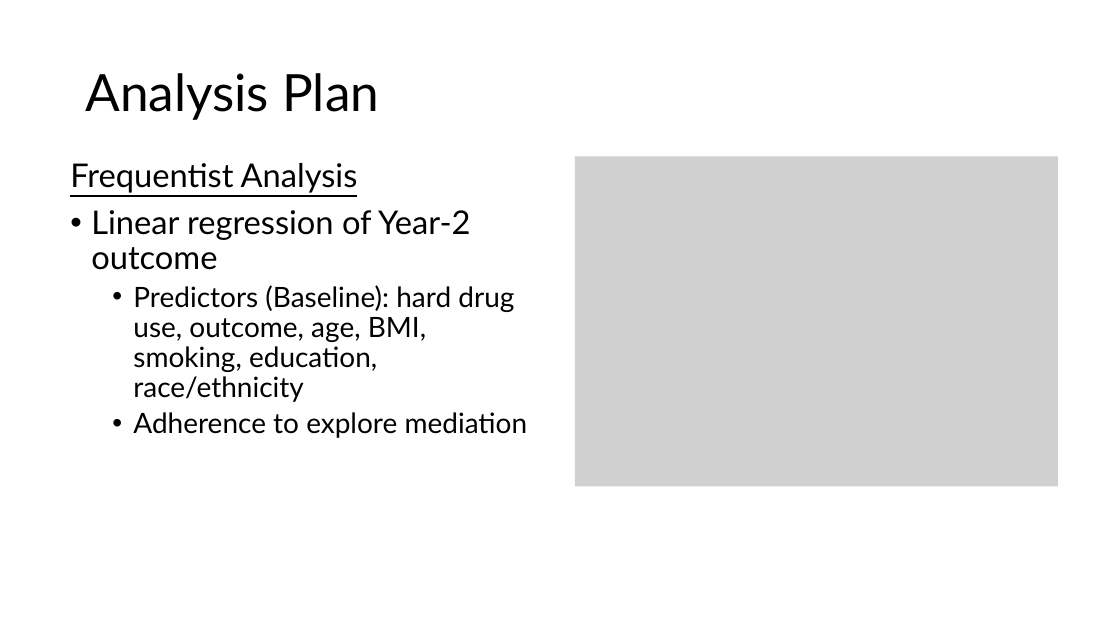
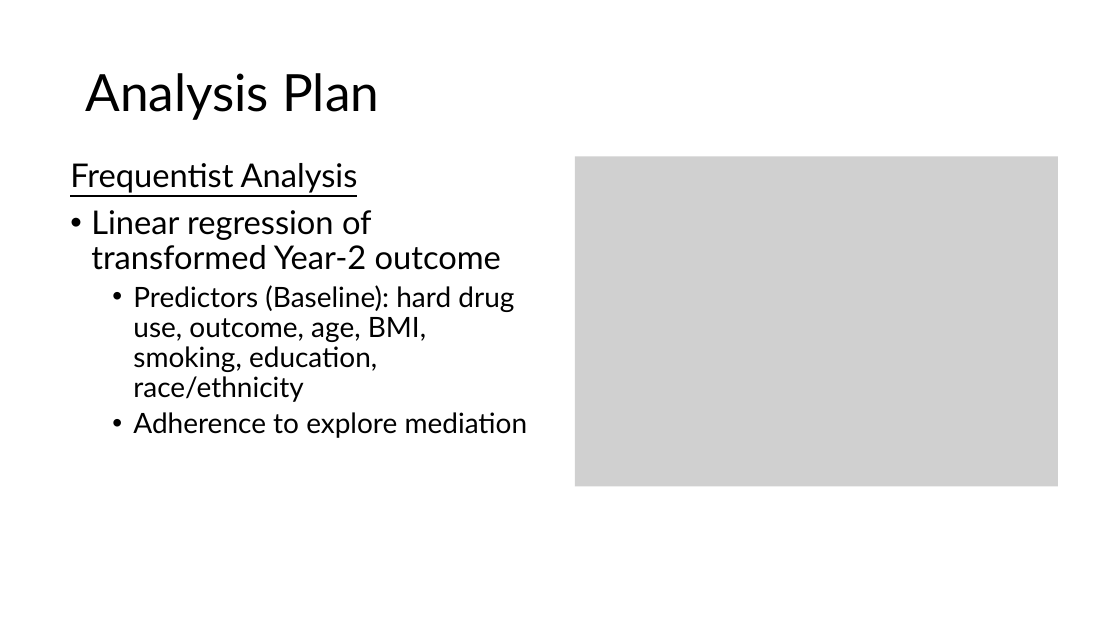
Before and after one commit to eweible/BIOS6624, a slide deck: slide 4 of P1/Dissemination/Interim Presentation.pptx. Drawn at 1120x630 pixels with LibreOffice and Linux fonts; fonts in the diff are those of the drawing; grey boxes stand for pictures. Boxes give left, top, right and bottom in pixels: in the first picture for what was removed or moved away, otherwise in the second. Text is boxed around its words. In the diff, an @@ line names an element or a change of style, - is before the commit and + after.

```diff
--- a/P1/Dissemination/Interim Presentation.pptx
+++ b/P1/Dissemination/Interim Presentation.pptx
@@ text at [91,210,501,270]: text changed @@
-• Linear regression of Year‑2 outcome
+• Linear regression of transformed Year‑2 outcome
```
Also in this commit, not shown: 1 other file.
